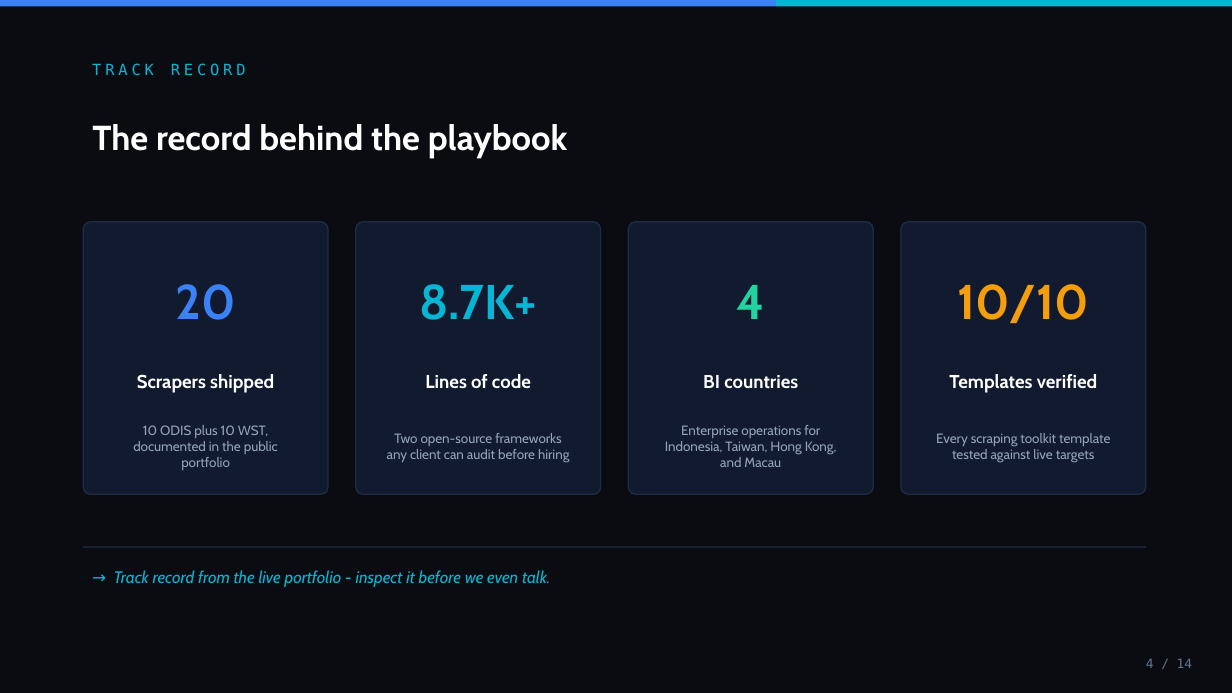
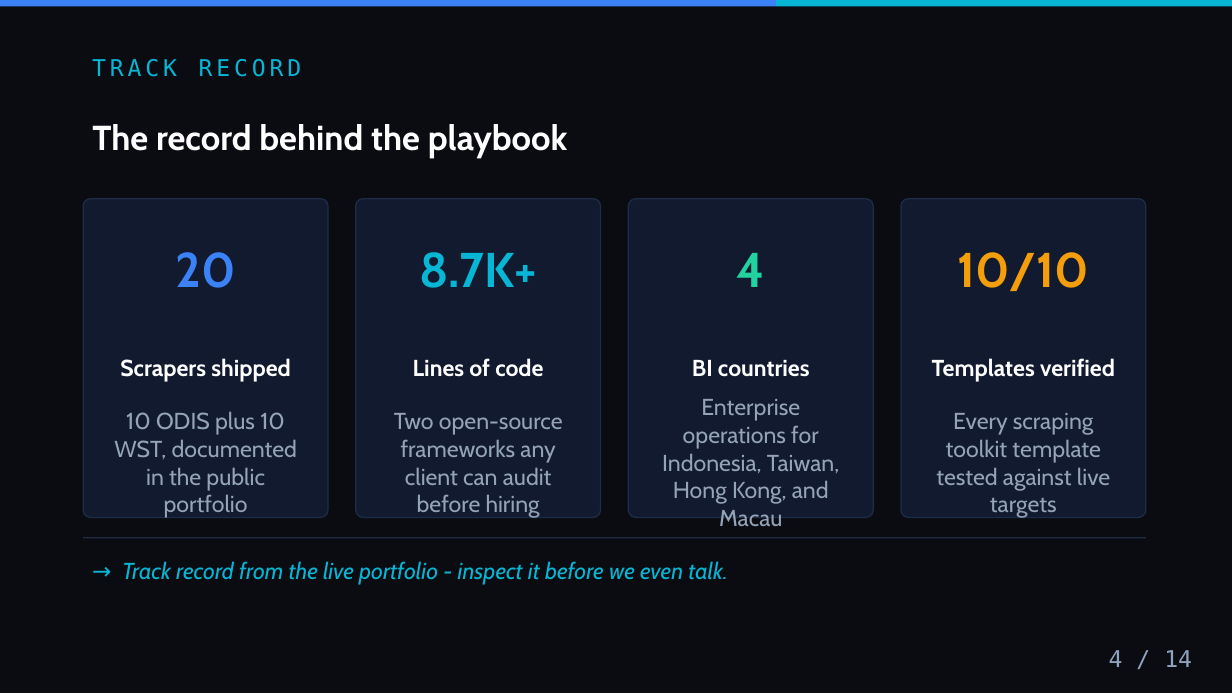
Before and after one commit to rezalianvatiady/rezalianvatiady.github.io, a slide deck: slide 4 of decks/freelance-playbook.pptx. Drawn at 1232x693 pixels with LibreOffice and Linux fonts; fonts in the diff are those of the drawing. Boxes give left, top, right and bottom in pixels: in the first picture for what was removed or moved away, otherwise in the second. Text is boxed around its words. In the diff, an @@ line names an element or a change of style, - is before the commit and + after.

```diff
--- a/decks/freelance-playbook.pptx
+++ b/decks/freelance-playbook.pptx
@@ text "TRACK RECORD" at [92, 59, 302, 77]: size 12 to 18 pt @@
@@ rounded rectangle: place and size @@
-rounded rectangle at [83, 222, 328, 494]
+rounded rectangle at [83, 199, 328, 518]
@@ rounded rectangle: place and size @@
-rounded rectangle at [356, 222, 601, 494]
+rounded rectangle at [356, 199, 601, 518]
@@ rounded rectangle: place and size @@
-rounded rectangle at [628, 222, 873, 494]
+rounded rectangle at [628, 199, 873, 518]
@@ rounded rectangle: place and size @@
-rounded rectangle at [901, 222, 1146, 494]
+rounded rectangle at [901, 199, 1146, 518]
@@ 4 texts: place and size @@
-4 texts at [175, 284, 1089, 323]
+4 texts at [175, 252, 1089, 291]
@@ text "Scrapers shipped": place and size @@
-text "Scrapers shipped" at [137, 374, 274, 393]
+text "Scrapers shipped" at [120, 358, 291, 382]
@@ text "Lines of code": place and size @@
-text "Lines of code" at [425, 374, 531, 388]
+text "Lines of code" at [413, 358, 543, 377]
@@ text "BI countries": place and size @@
-text "BI countries" at [703, 375, 798, 389]
+text "BI countries" at [692, 360, 810, 377]
@@ size 14.5 to 18 pt in 4 elements at [120, 358, 291, 382], [413, 358, 543, 377], [692, 360, 810, 377], [932, 358, 1115, 382] @@
@@ text "Templates verified": place and size @@
-text "Templates verified" at [949, 374, 1098, 393]
+text "Templates verified" at [932, 358, 1115, 382]
@@ size 10.5 to 18 pt in 4 elements at [114, 411, 297, 518], [394, 413, 563, 518], [662, 399, 840, 526], [936, 413, 1110, 518] @@
@@ line moved from (83, 547) - (1146, 547) to (83, 538) - (1146, 538) @@
@@ text "→ Track record from the ...": place and size @@
-text "→ Track record from the ..." at [114, 570, 550, 587]
+text "→ Track record from the ..." at [122, 561, 727, 585]
@@ text "→ Track record from the ..." at [122, 561, 727, 585]: size 13 to 18 pt @@
@@ text "4 / 14": place and size @@
-text "4 / 14" at [1146, 658, 1192, 668]
+text "4 / 14" at [1109, 650, 1192, 667]
@@ text "4 / 14" at [1109, 650, 1192, 667]: size 10 to 18 pt, text colour #64748B to #8FA3BF @@
```
Also in this commit, not shown: 13 other slides changed, 20 other files.
